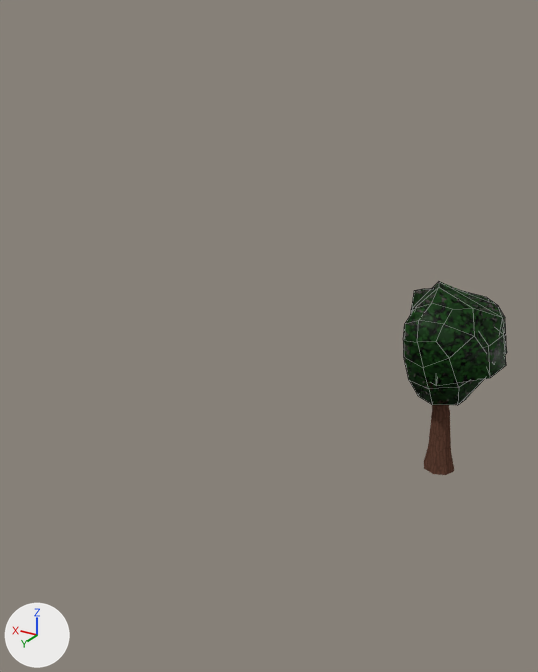
One commit to the Blender file Assets/World/C10L2/raw/c10l2_props.blend: the scene before it, then after it.
Both versions are drawn from a 50 mm lens placed at (-7.1, 24.8, 16.3), pointed at (3.5, 7.1, 7.4). The lights are fixed; the arrows at lower left show +X, +Y and +Z. Mesh edges are drawn as thin lines on the coarser meshes.

The first picture shows 'ForkTree', 'ForkTree_Detail'.
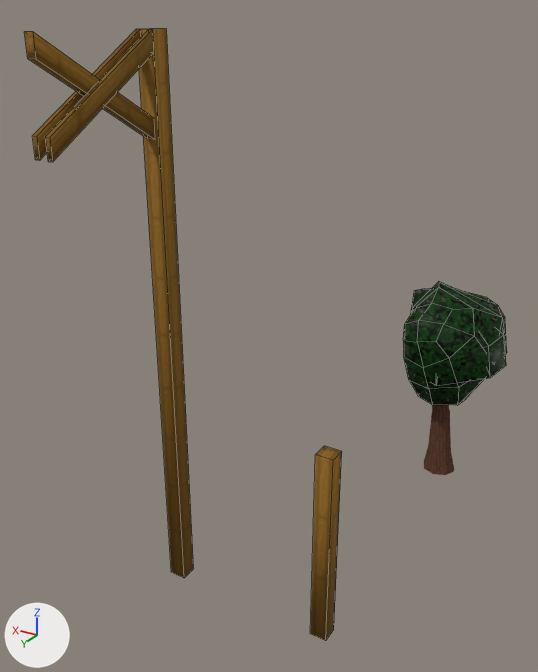
Boxes [x1, y1, x2, y2] around the edits, measured in the pictures (538 x 672 px):
'MouldSupport_Tall', added
    after: [139, 29, 193, 578]
'MouldSupport_CrossBar', added
    after: [24, 29, 155, 162]
'MouldSupport', added
    after: [310, 446, 342, 641]

What changed in the scene script:
```text
Add img_tx_grayplank_flooring_200_png:
    img_tx_grayplank_flooring_200_png = load_image('tx_grayplank_flooring_200.png', '../../_Shared/Textures/tx_grayplank_flooring_200.png', 64, 64, 'sRGB')
Add mat_uv_wood:
    mat_uv_wood = bpy.data.materials.new('uv_wood')
    # colours: orange #e0a54a
    # uses the picture img_tx_grayplank_flooring_200_png
Add me_plane_002:
    me_plane_002.from_pydata(...)  # 24 vertices, 18 faces; spans x -0.25..0.25, y -3.75..-0.25, z 13.5..16.0
    me_plane_002.polygons.foreach_set('use_smooth', [True] * 18)
    me_plane_002.materials.append(mat_uv_wood)
Add me_plane_001:
    me_plane_001.from_pydata(...)  # 8 vertices, 6 faces; spans x -0.3..0.3, y -0.3..0.3, z 0.0..16.0
    me_plane_001.polygons.foreach_set('use_smooth', [True] * 6)
    me_plane_001.materials.append(mat_uv_wood)
Add me_plane_003:
    me_plane_003.from_pydata(...)  # a box spanning x -0.25..0.25, y -0.25..0.25, z 0.0..6.0
    me_plane_003.polygons.foreach_set('use_smooth', [True] * 6)
    me_plane_003.materials.append(mat_uv_wood)
Add ob_mouldsupport_crossbar:
    ob_mouldsupport_crossbar = bpy.data.objects.new('MouldSupport_CrossBar', me_plane_002)
    ob_mouldsupport_crossbar.location = (5.0, 14.0, 0.0)
Add ob_mouldsupport_tall:
    ob_mouldsupport_tall = bpy.data.objects.new('MouldSupport_Tall', me_plane_001)
    ob_mouldsupport_tall.location = (5.0, 10.0, 0.0)
Add ob_mouldsupport:
    ob_mouldsupport = bpy.data.objects.new('MouldSupport', me_plane_003)
    ob_mouldsupport.location = (0.0, 10.0, 0.0)
```
